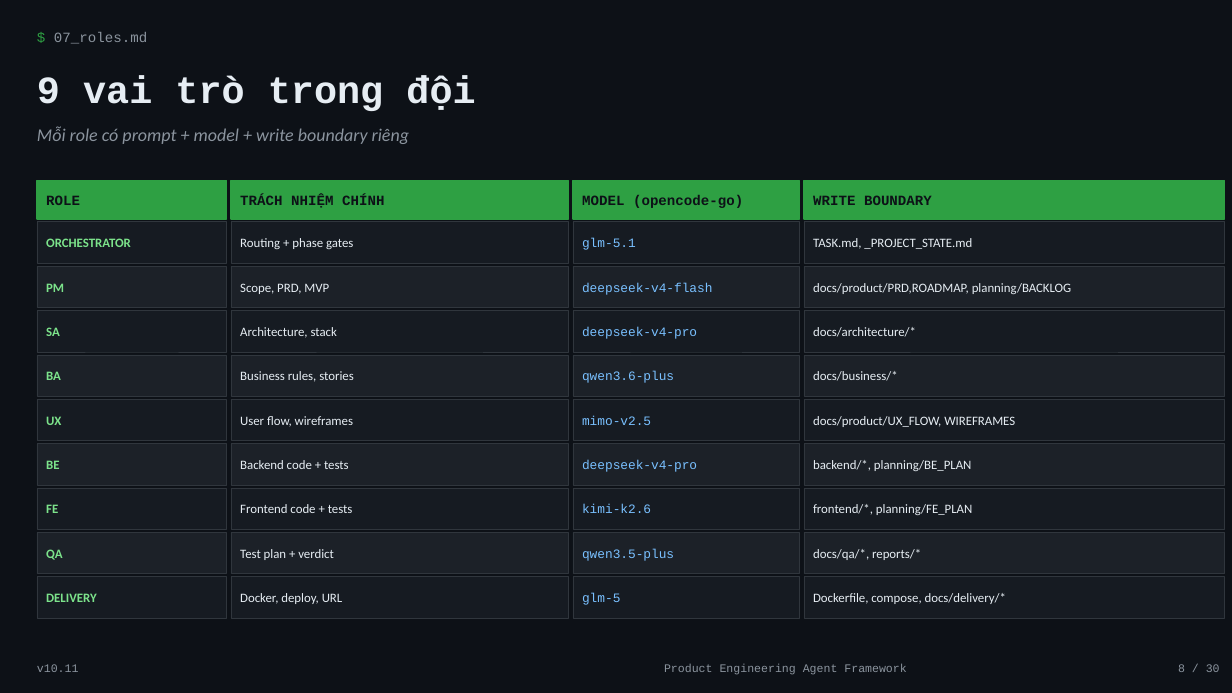
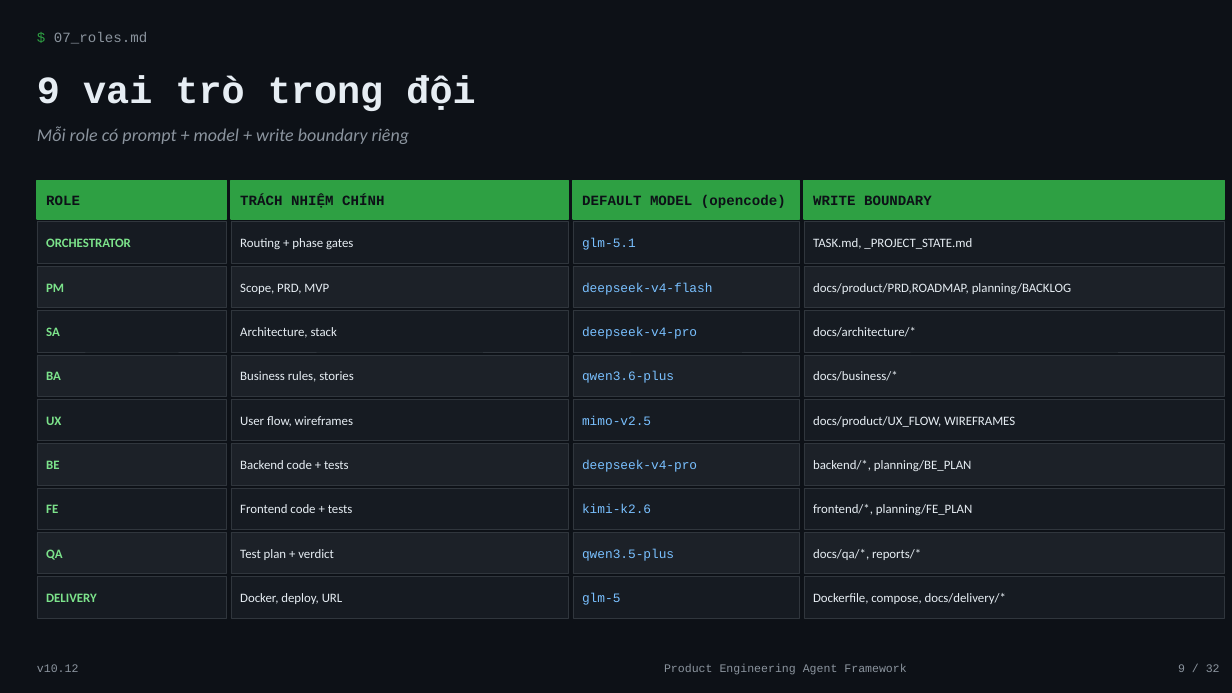
Before and after one commit to minhtuan-labs/learning-vault, a slide deck: slide 9 of frameworks/product-engineering-template/Framework_Introduction.pptx (slide 8 before the commit). Drawn at 1232x693 pixels with LibreOffice and Linux fonts; fonts in the diff are those of the drawing. Boxes give left, top, right and bottom in pixels: in the first picture for what was removed or moved away, otherwise in the second. Text is boxed around its words. In the diff, an @@ line names an element or a change of style, - is before the commit and + after.

```diff
--- a/frameworks/product-engineering-template/Framework_Introduction.pptx
+++ b/frameworks/product-engineering-template/Framework_Introduction.pptx
@@ text at [582,195,786,208]: text changed @@
-MODEL (opencode-go)
+DEFAULT MODEL (opencode)
@@ text at [37,664,79,672]: text changed @@
-v10.11
+v10.12
@@ text at [1178,664,1220,672]: text changed @@
-8 / 30
+9 / 32
```
Also in this commit, not shown: 29 other slides changed, 2 slides added, 27 other files.
